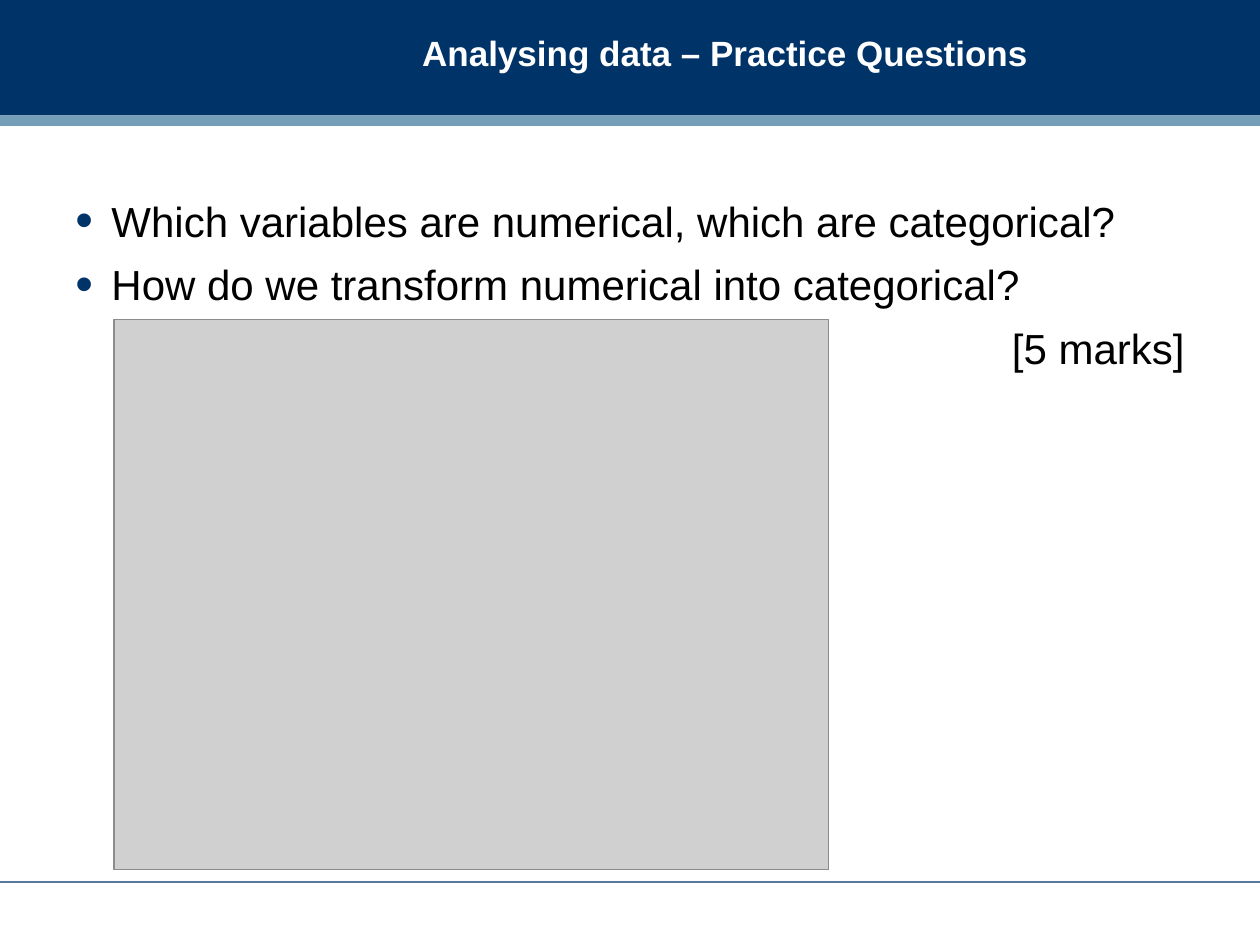
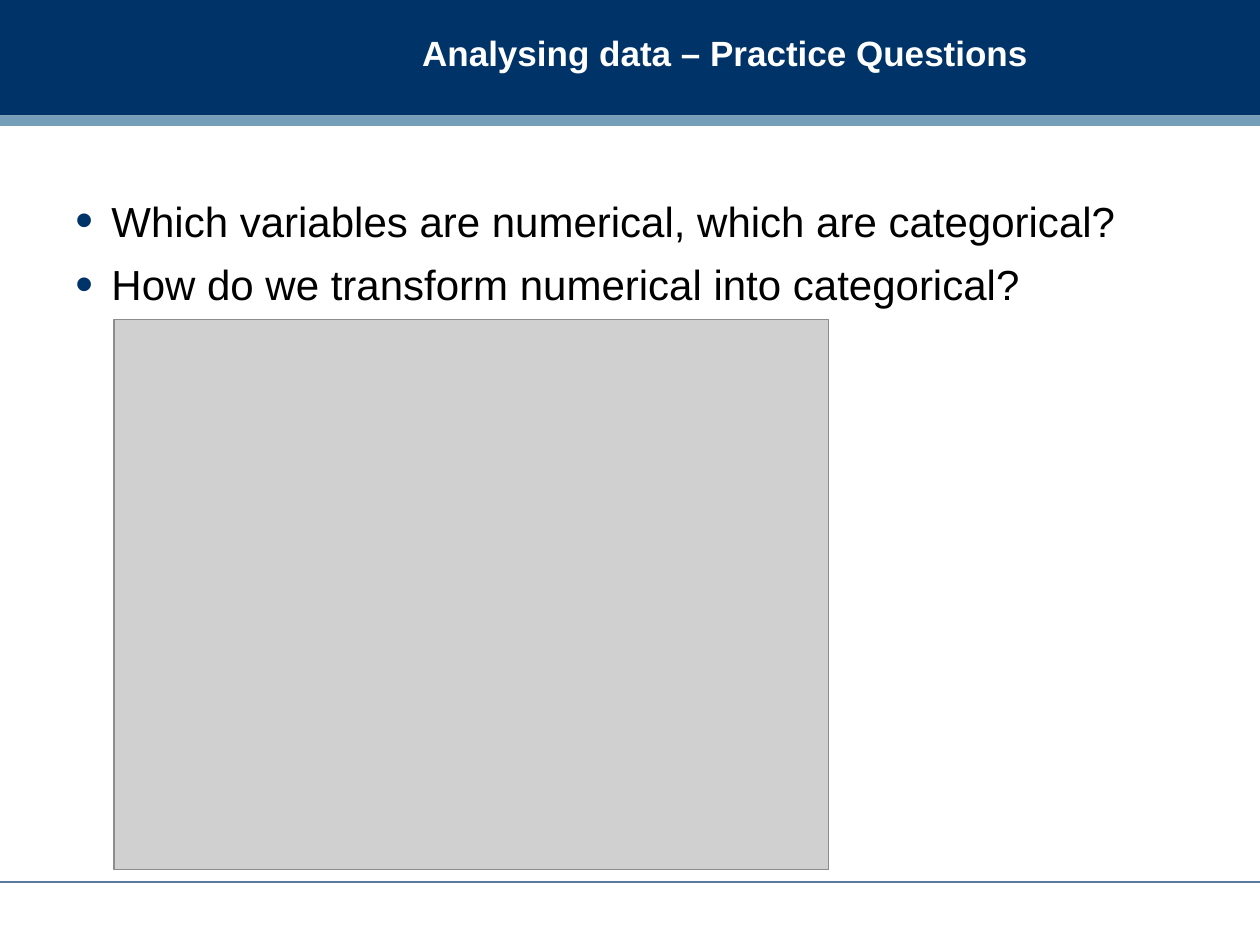
Before and after one commit to dreamind/ix, a slide deck: slide 21 of lectures/review/exam_review.ppt (slide 20 before the commit). Drawn at 1260x945 pixels with LibreOffice and Linux fonts; fonts in the diff are those of the drawing; grey boxes stand for pictures; background and template pictures are left out. Boxes give left, top, right and bottom in pixels: in the first picture for what was removed or moved away, otherwise in the second. Text is boxed around its words. In the diff, an @@ line names an element or a change of style, - is before the commit and + after.

```diff
--- a/lectures/review/exam_review.ppt
+++ b/lectures/review/exam_review.ppt
@@ text at <box>1012,333,1185,372</box>: paragraph removed @@
-[5 marks]
```
Also in this commit, not shown: 11 other slides changed, 1 slide added, 3 slides removed, 2 other files.
